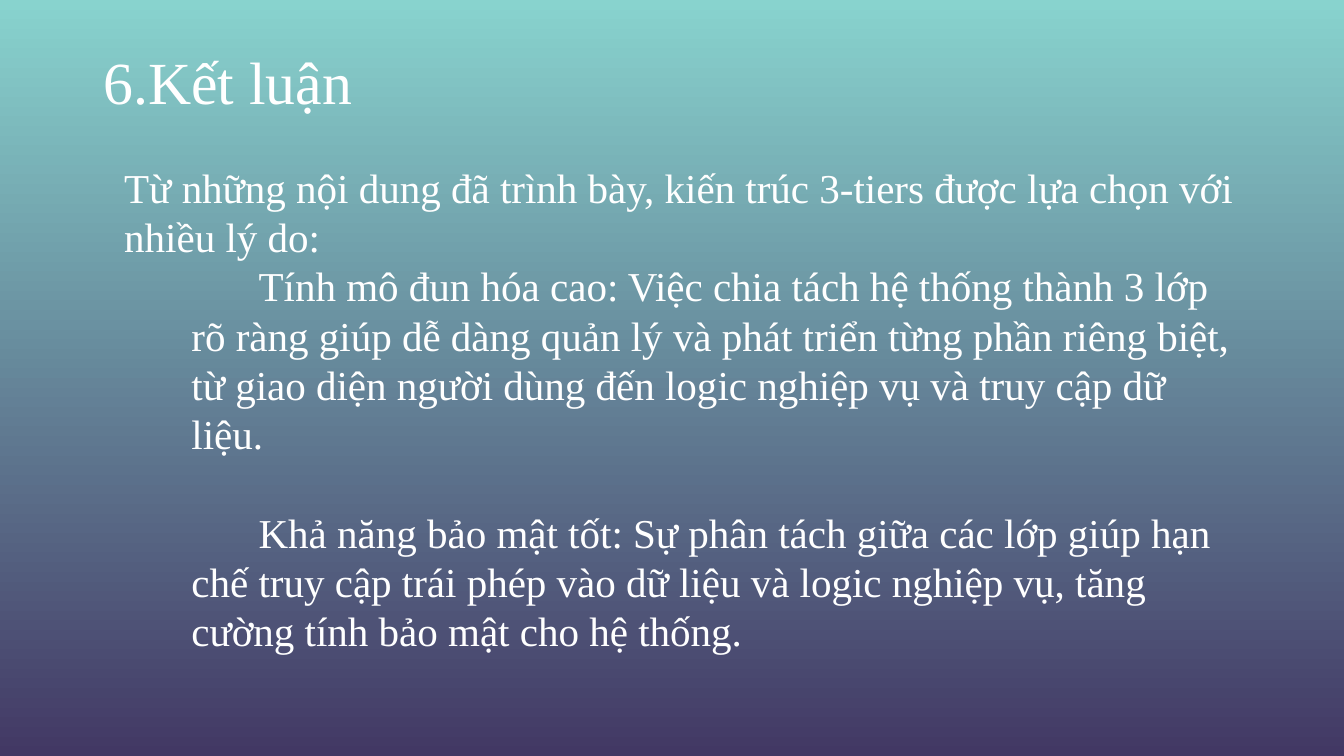
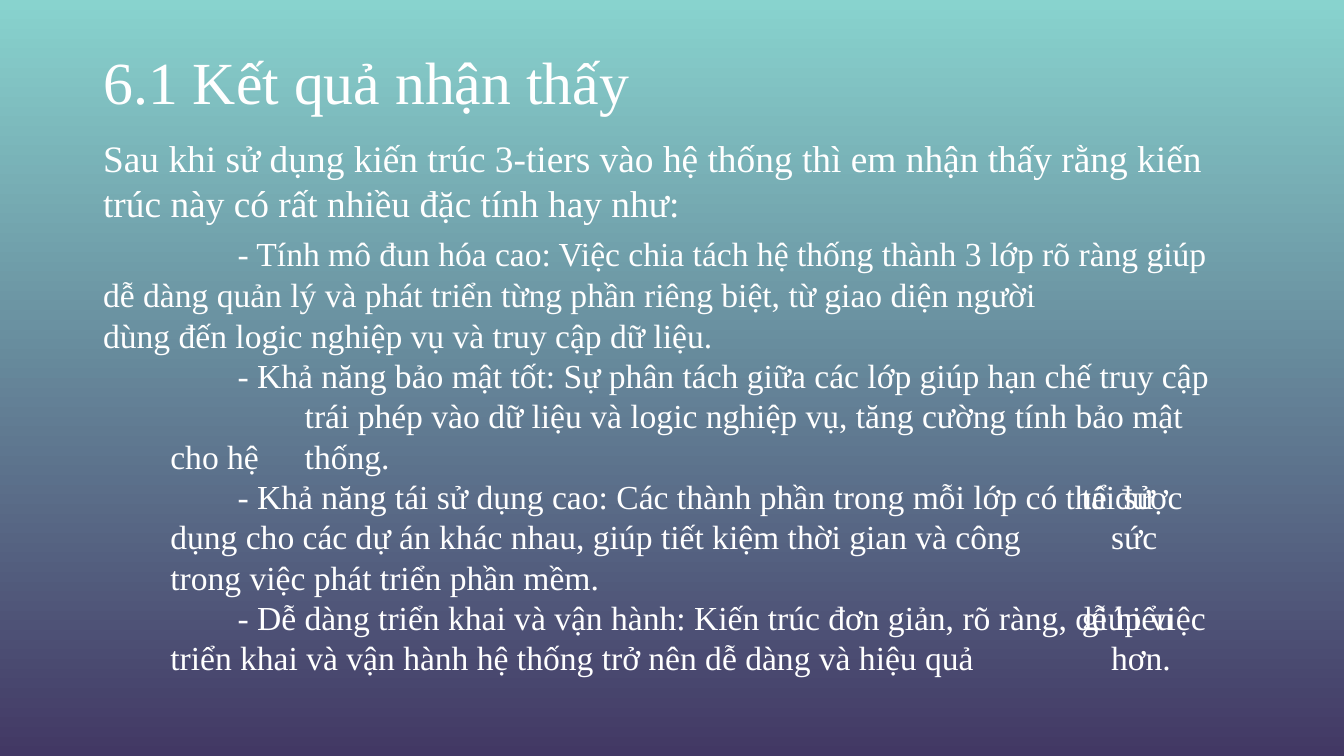
Before and after one commit to hoangtienmanhduc/Nhom14_KienTrucThietKePhanMem-, a slide deck: slide 33 of KTVTKPM.pptx (slide 31 before the commit). Drawn at 1344x756 pixels with LibreOffice and Linux fonts; fonts in the diff are those of the drawing; background and template pictures are left out. Boxes give left, top, right and bottom in pixels: in the first picture for what was removed or moved away, otherwise in the second. Text is boxed around its words. In the diff, an @@ line names an element or a change of style, - is before the commit and + after.

```diff
--- a/KTVTKPM.pptx
+++ b/KTVTKPM.pptx
@@ text at (103, 61, 629, 115): text changed @@
-6.Kết luận
+6.1 Kết quả nhận thấy
@@ text at (103, 145, 1209, 677): text changed; size 22 to 18 pt @@
-Từ những nội dung đã trình bày, kiến trúc 3-tiers được lựa chọn với nhiều lý do:
-  Tính mô đun hóa cao: Việc chia tách hệ thống thành 3 lớp rõ ràng giúp dễ dàng quản lý và phát triển từng phần riêng biệt, từ giao diện người dùng đến logic nghiệp vụ và truy cập dữ liệu.
-  Khả năng bảo mật tốt: Sự phân tách giữa các lớp giúp hạn chế truy cập trái phép vào dữ liệu và logic nghiệp vụ, tăng cường tính bảo mật cho hệ thống.
+Sau khi sử dụng kiến trúc 3-tiers vào hệ thống thì em nhận thấy rằng kiến trúc này có rất nhiều đặc tính hay như:
+- Tính mô đun hóa cao: Việc chia tách hệ thống thành 3 lớp rõ ràng giúp dễ dàng quản lý và phát triển từng phần riêng biệt, từ giao diện người dùng đến logic nghiệp vụ và truy cập dữ liệu.
+  - Khả năng bảo mật tốt: Sự phân tách giữa các lớp giúp hạn chế truy cập trái phép vào dữ liệu và logic nghiệp vụ, tăng cường tính bảo mật cho hệ thống.
+  - Khả năng tái sử dụng cao: Các thành phần trong mỗi lớp có thể được tái sử dụng cho các dự án khác nhau, giúp tiết kiệm thời gian và công sức trong việc phát triển phần mềm.
+  - Dễ dàng triển khai và vận hành: Kiến trúc đơn giản, rõ ràng, dễ hiểu giúp việc triển khai và vận hành hệ thống trở nên dễ dàng và hiệu quả hơn.
```
Also in this commit, not shown: 4 other slides changed, 4 slides added, 3 slides removed, 1 other file.
